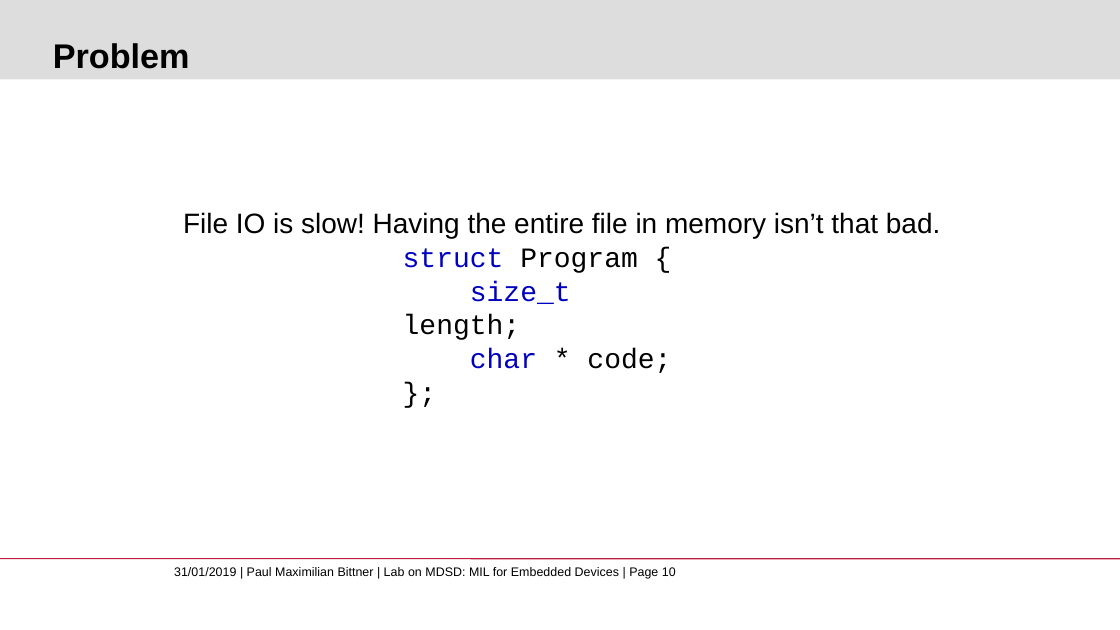
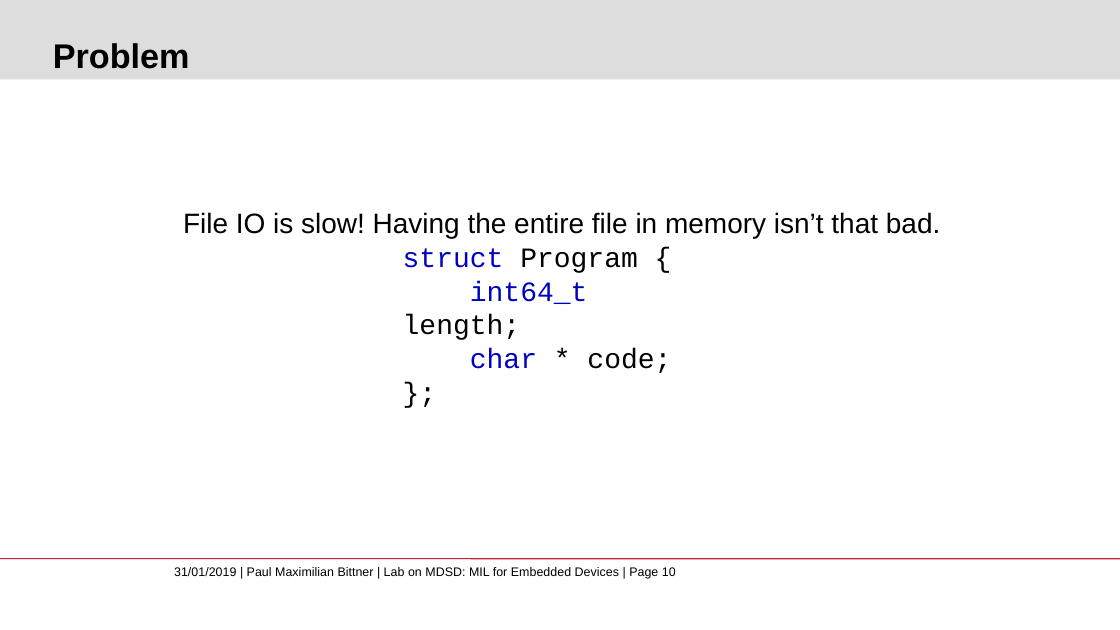
Before and after one commit to pmbittner/MDSDWS1819, a slide deck: slide 10 of Presentation/MDSD_Bittner_Embedded.pptx. Drawn at 1120x630 pixels with LibreOffice and Linux fonts; fonts in the diff are those of the drawing; background and template pictures are left out. Boxes give left, top, right and bottom in pixels: in the first picture for what was removed or moved away, otherwise in the second. Text is boxed around its words. In the diff, an @@ line names an element or a change of style, - is before the commit and + after.

```diff
--- a/Presentation/MDSD_Bittner_Embedded.pptx
+++ b/Presentation/MDSD_Bittner_Embedded.pptx
@@ text at bbox=[403, 281, 588, 340]: text changed; text colour #000000 to #0000C0 @@
-size_t length;
+int64_t length;
```
Also in this commit, not shown: 3 other files.
